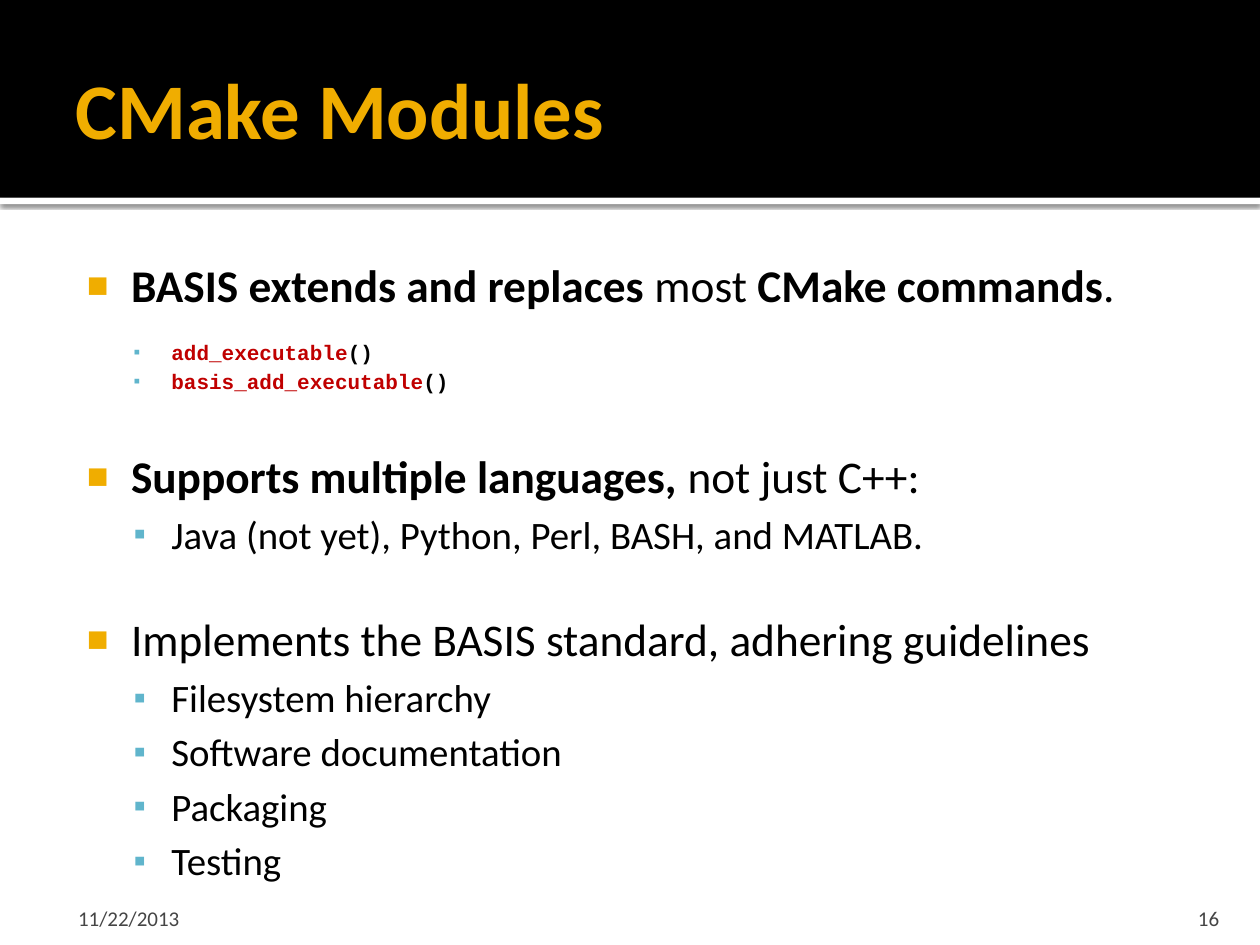
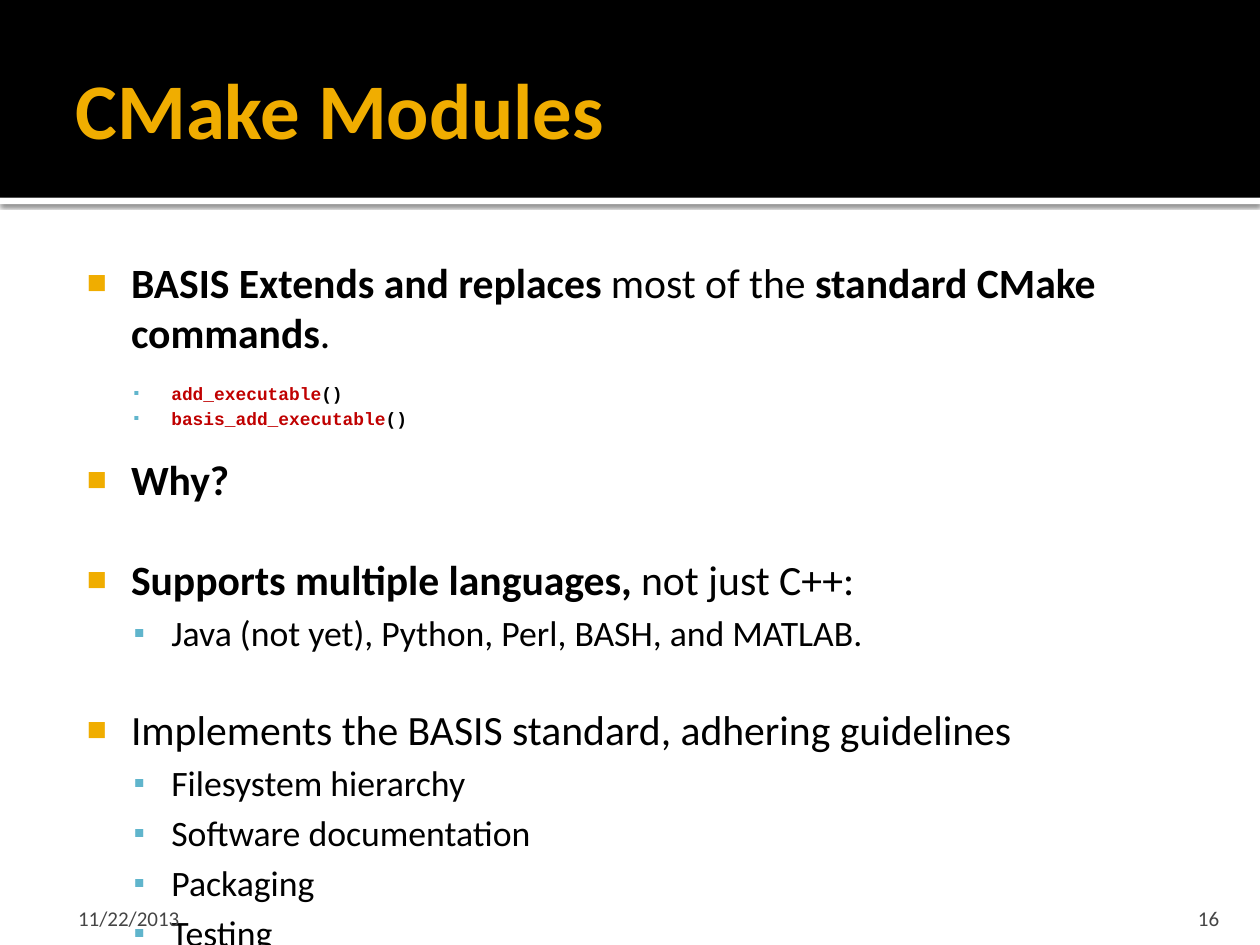
Before and after one commit to cmake-basis/legacy, a slide deck: slide 16 of doc/BASIS_Introduction.pptx. Drawn at 1260x945 pixels with LibreOffice and Linux fonts; fonts in the diff are those of the drawing. Boxes give left, top, right and bottom in pixels: in the first picture for what was removed or moved away, otherwise in the second. Text is boxed around its words. In the diff, an @@ line names an element or a change of style, - is before the commit and + after.

Commit message:
Issue #237, major update to BASIS_Introduction.pptx, improving wording and updating reference plus version information to new git location.

```diff
--- a/doc/BASIS_Introduction.pptx
+++ b/doc/BASIS_Introduction.pptx
@@ text at <box>131,268,1096,349</box>: text changed; size 25.9 to 23.8 pt @@
-■ BASIS extends and replaces most CMake commands.
+■ BASIS Extends and replaces most of the standard CMake commands.
@@ text at <box>131,387,1011,902</box>: size 12 to 10.2 pt in "add_executable()", "basis_add_executable()"; size 25.9 to 23.8 pt in "Supports multiple languages, not just C++:", "Implements the BASIS standard, adhering guidelines"; size 22.2 to 20.4 pt in "Java (not yet), Python, Perl, BASH, and ...", "Filesystem hierarchy", "Software documentation", "Packaging" and 1 more places @@
@@ text at <box>131,465,229,502</box>: paragraph added @@
+■ Why?
```
Also in this commit, not shown: 10 other slides changed, 4 slides added.
